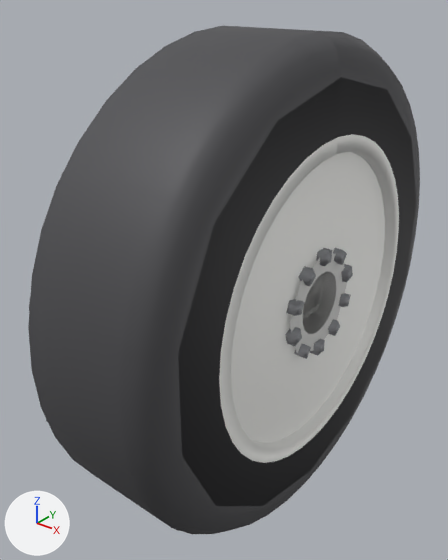
An edit to the glTF model assets/modelos/roda_pesado.glb, drawn before and after from the same camera.
Rendered twice from a 50 mm lens placed at (1.349, -1.939, 1.156), pointed at (-0.126, -0.095, 0.013). The lights are fixed; the arrows at lower left show +X, +Y and +Z. The picture after the commit comes second. Where no turn or scale is listed for an object, it has been applied to the vertices.

Names of what the first picture shows: 'longe', 'perto'.
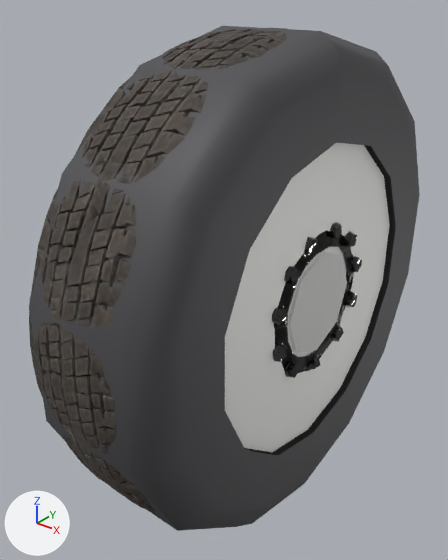
Edits to the scene script, one JSON object a line:
```json
{"op": "add", "block": "img_texture_0_metallic_roughness", "code": ["img_texture_0_metallic_roughness = load_image('texture_0_metallic_roughness', '_unpacked/texture_0_metallic_roughness', 512, 512, 'Non-Color')"]}
{"op": "add", "block": "img_normal", "code": ["img_normal = load_image('normal', '_unpacked/normal', 512, 512, 'Non-Color')"]}
{"op": "add", "block": "img_texture_0", "code": ["img_texture_0 = load_image('texture_0', '_unpacked/texture_0', 512, 512, 'sRGB')"]}
{"op": "add", "block": "mat_bakedmaterial", "code": ["mat_bakedmaterial = bpy.data.materials.new('BakedMaterial')", "# uses the picture img_normal", "# uses the picture img_texture_0", "# uses the picture img_texture_0_metallic_roughness"]}
{"op": "add", "block": "me_output_unwrapped", "code": ["me_output_unwrapped = bpy.data.meshes.new('output_unwrapped')", "me_output_unwrapped.from_pydata(...)  # 5092 vertices, 10219 faces; spans x -0.3..0.3, y -1.0..1.0, z -1.0..1.0", "me_output_unwrapped.materials.append(mat_bakedmaterial)"]}
{"op": "set", "path": "ob_perto", "old": "bpy.data.objects.new('perto', me_mesh_0)", "new": "bpy.data.objects.new('perto', None)"}
{"op": "add", "block": "ob_output_unwrapped", "code": ["ob_output_unwrapped = bpy.data.objects.new('output_unwrapped', me_output_unwrapped)", "ob_output_unwrapped.location = (0.001, 0.0, 0.0)"]}
```

Pixel boxes [x1, y1, x2, y2] of what changed, in the pictures (448 x 560 px):
```json
{"object": "perto", "change": "no longer drawn", "before": [28, 26, 420, 534]}
{"object": "output_unwrapped", "change": "added", "after": [29, 28, 396, 514]}
{"object": "longe", "change": "unchanged, uncovered by the edit", "before": [29, 53, 420, 531], "after": [29, 26, 420, 531]}
```
